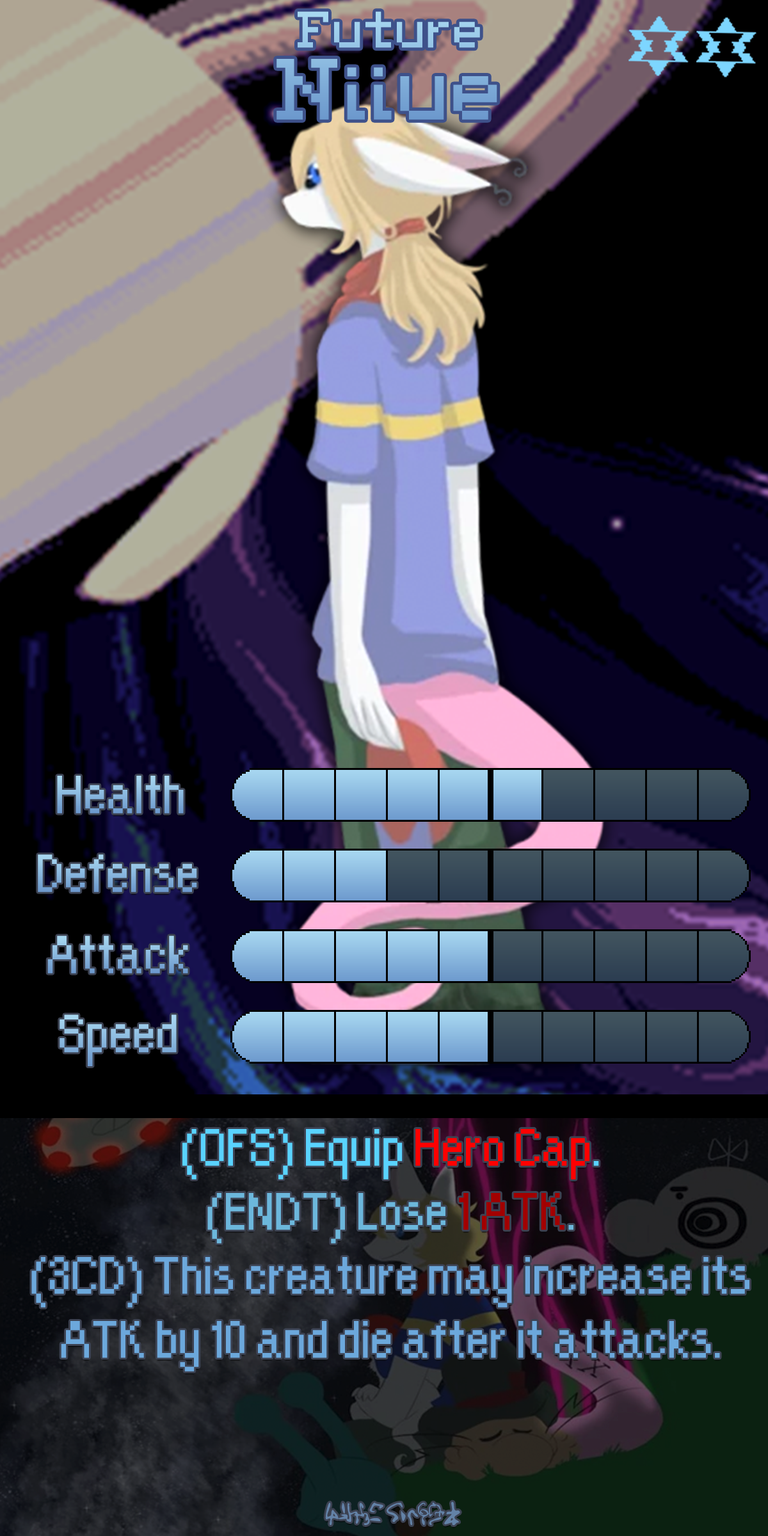
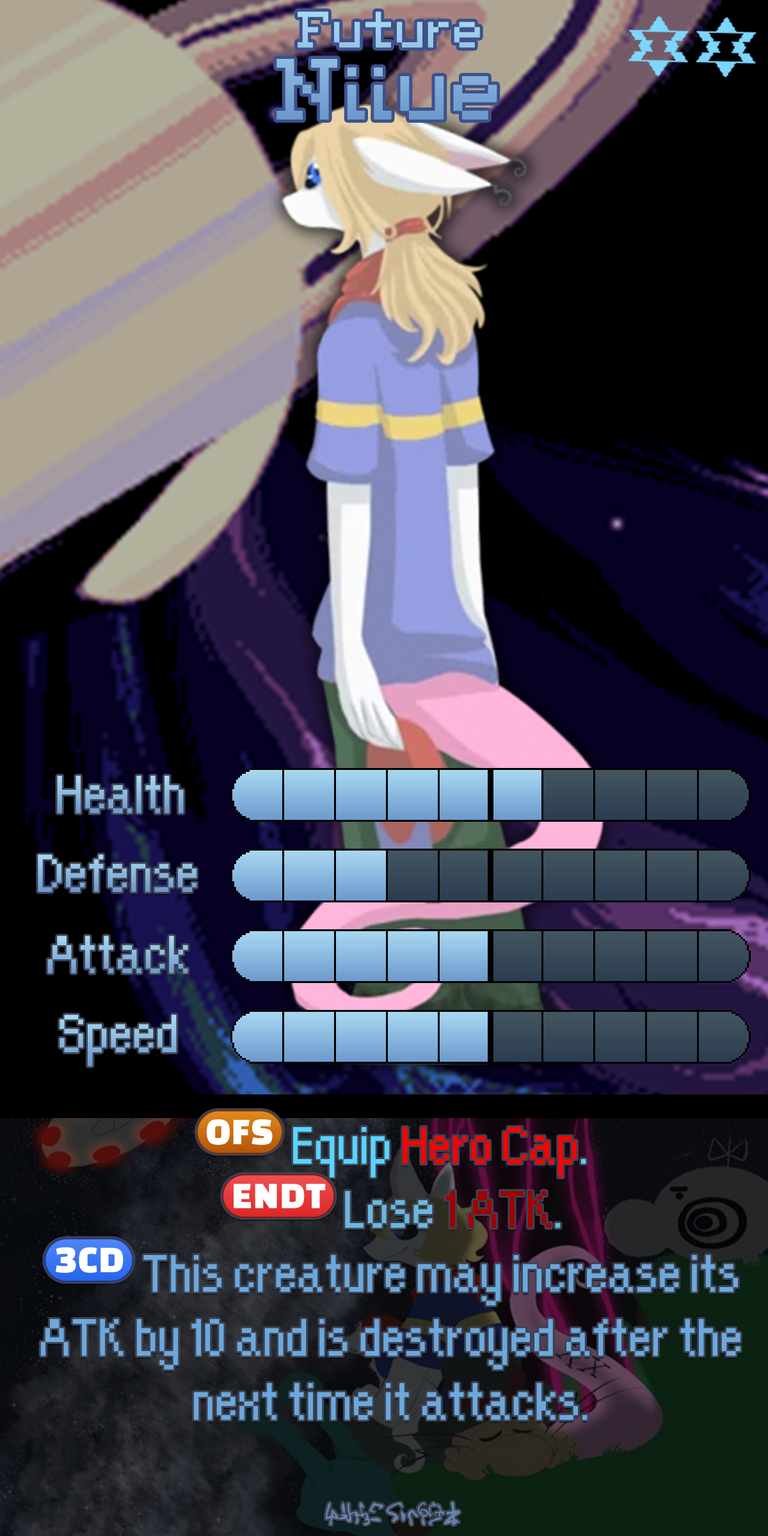
Two versions of the same layered image (768×1536). Layer-by-layer changes:
painted on "Ability" over (31, 1109, 750, 1421)
